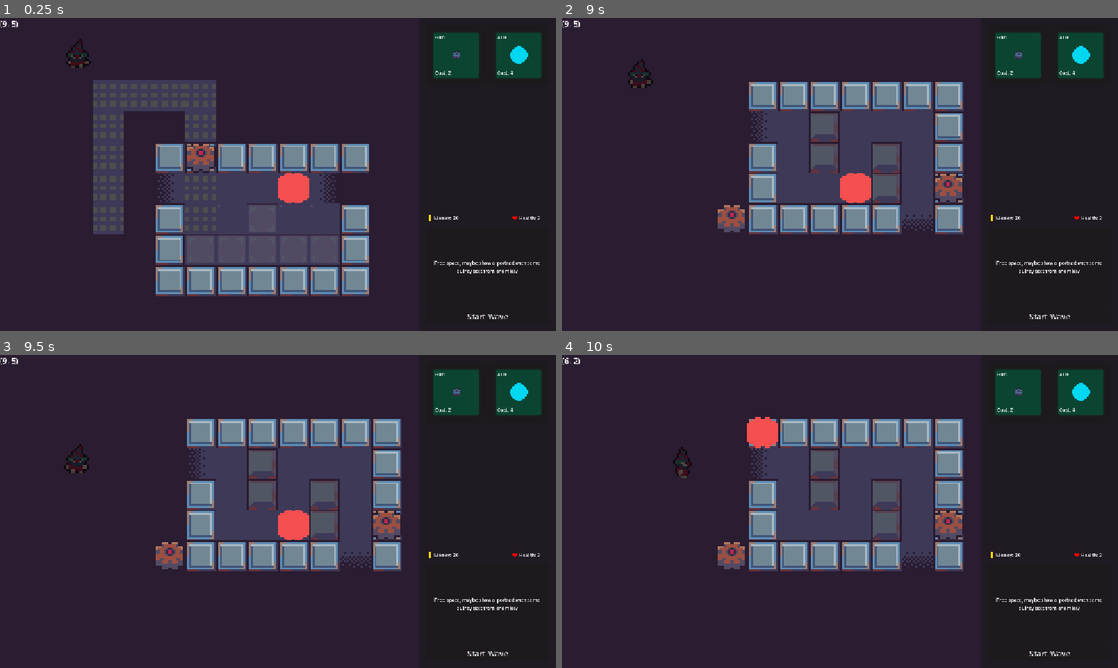
Above: before the commit, frames 1-4 (two rows, left to right).
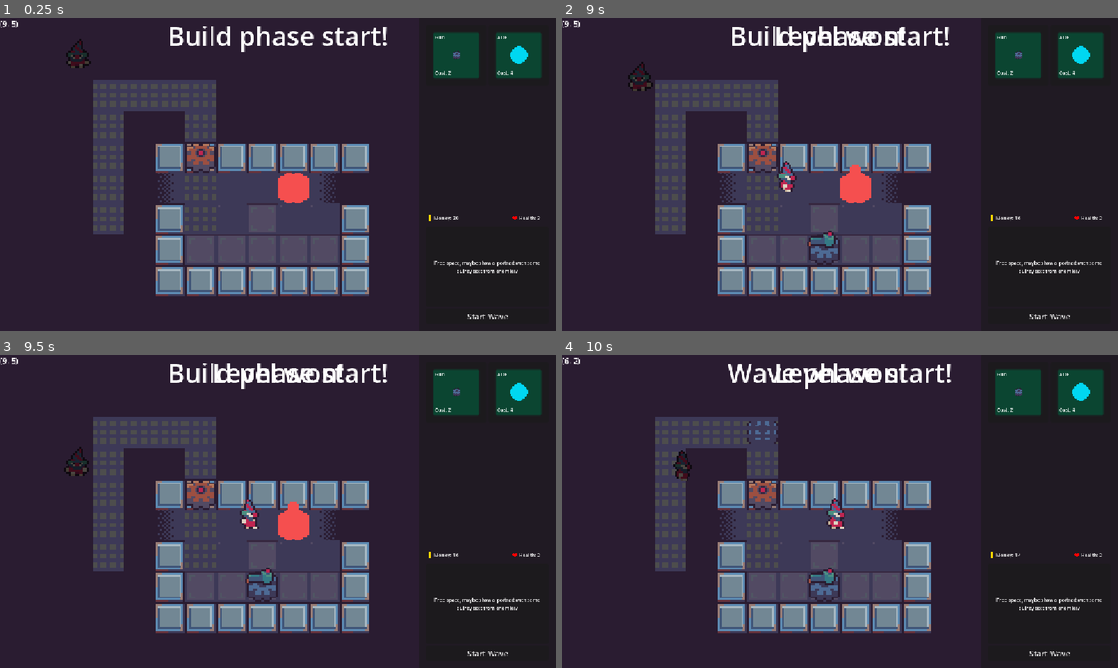
Above: after the commit, the same moments.

Repository: aughckt/spin-to-win
Game: Godot game, scene res://structure/level_manager.tscn
Two runs of this game, one before a commit and one after it. Both use one fixed random seed, a clock stepped at 60 frames per second and the inputs below. The engine's default icon, where the game draws it, is replaced by a stand-in: a white triangle on a blue panel in a dark square.
Inputs (mouse positions are in pixels of both pictures, inside the frame that each line leads up to):
- Up to frame 1 (0.25 s): no input
- Up to frame 2 (9 s): click "Start Wave" at 0.5 s; click (1017, 55) at 1.27 s; click "Pause" at 2 s; click "Continue" at 2.75 s; move the mouse to (962, 158) at 3.52 s; hold D (right) 3.53-4.28 s; hold Mouse wheel down (scroll_down) 3.53-4.28 s; click (962, 158) at 3.67 s; tap Mouse wheel up (scroll_up) at 3.8, 4.35, 6.8, 8.1 s; move the mouse to (728, 190) at 4.27 s; hold S (down) 4.28-5 s; click (728, 190) at 4.42 s; tap Shift (toggle_wave) at 4.55, 7.55 s; click "Start Wave" at 5 s; move the mouse to (895, 105) at 5.77 s; hold D (right) 5.78-6.53 s; hold Shift (toggle_wave) 5.78-6.53 s; click (895, 105) at 5.92 s; tap Mouse wheel down (scroll_down) at 6.05, 8.3 s; move the mouse to (812, 237) at 6.52 s; hold W (up) 6.53-7.28 s; tap Space (interact) at 6.6 s; click (812, 237) at 6.67 s; move the mouse to (823, 249) at 7.27 s; hold Mouse wheel down (scroll_down) 7.28-8.03 s; hold A (left) 7.28-8.78 s; click (823, 249) at 7.42 s; move the mouse to (673, 127) at 8.02 s; click (673, 127) at 8.17 s; move the mouse to (867, 174) at 8.77 s; hold S (down) from 8.78 s (still down); hold Shift (toggle_wave) from 8.78 s (still down); click (867, 174) at 8.92 s
- Up to frame 3 (9.5 s): keep holding S (down); keep holding Shift (toggle_wave); tap Mouse wheel up (scroll_up) at 9.05 s
- Up to frame 4 (10 s): move the mouse to (756, 433) at 9.52 s; release S (down) at 9.53 s; release Shift (toggle_wave) at 9.53 s; hold D (right) from 9.53 s (still down); tap Mouse wheel down (scroll_down) at 9.6 s; click (756, 433) at 9.67 s; tap Shift (toggle_wave) at 9.8 s

The runs differ from the first frame. In frame 1, 1.0% of the frame differs, in the area x 30-70%, y 2-11%; in frame 2, 29%; in frame 3, 29%, in the area x 11-98%, y 2-89%; in frame 4, 29%.

Commit message:
level transition banners

Diff:
--- a/structure/level_manager.gd
+++ b/structure/level_manager.gd
@@ -13,6 +13,16 @@
 var current_wave_list: Array[Curve]
 var current_wave_index: int = 0
 
+@onready var level_won_timer: Timer = %LevelWonTimer
+@onready var level_lost_timer: Timer = %LevelLostTimer
+@onready var level_lost_banner: Control = %LevelLostLabel
+@onready var level_won_banner: Control = %LevelWonLabel
+@onready var phase_transition_timer: Timer = %PhaseTransitionTimer
+@onready var wave_banner: Control = %WavePhaseLabel
+@onready var build_banner: Control = %BuildPhaseLabel
+
+
+
 signal wave_finished
 
 func _ready() -> void:
@@ -21,6 +31,10 @@
 
 	if current_level == null:
 		load_level()
+
+	phase_transition_timer.timeout.connect(_on_phase_transition_timeout)
+	level_won_timer.timeout.connect(_on_won_timer_timeout)
+	level_lost_timer.timeout.connect(_on_lost_timer_timeout)
 
 
 func _input(event: InputEvent) -> void:
@@ -34,19 +48,23 @@
 
 func win_level() -> void:
 	print("%s: Level %s won" % [name, current_level_index])
-	current_level.queue_free()
 	current_level_index += 1
-	load_level()
+	level_won_timer.start()
+	level_won_banner.visible = true
+
 
 
 func lose_level() -> void:
 	TrooperSpawner.INST.set_wave(null)
 	print("%s: Level %s lost" % [name, current_level_index])
-	current_level.queue_free()
-	load_level()
+	level_lost_timer.start()
+	level_lost_banner.visible = true
 
 
 func load_level() -> void:
+	if current_level:
+		current_level.queue_free()
+
 	if Env.INST:
 		Env.INST.delete()
 
@@ -64,6 +82,8 @@
 
 func start_wave() -> void:
 	set_build_phase(false)
+	if current_wave_index >= current_wave_list.size():
+		return
 	print("%s: Wave %s started!" % [name, current_wave_index])
 	TrooperSpawner.INST.set_wave(current_wave_list[current_wave_index])
 
@@ -82,6 +102,9 @@
 func set_build_phase(value: bool) -> void:
 	is_build_phase = value
 	TrooperSpawner.INST.clear_troopers()
+	wave_banner.visible = not value
+	build_banner.visible = value
+	phase_transition_timer.start()
 	if current_level:
 		current_level.set_build_phase(value)
 
@@ -93,3 +116,18 @@
 	print("%s: hp is now %s" % [name, current_hp])
 	if current_hp <= 0:
 		lose_level()
+
+
+func _on_phase_transition_timeout() -> void:
+	wave_banner.visible = false
+	build_banner.visible = false
+
+
+func _on_lost_timer_timeout() -> void:
+	load_level()
+	level_lost_banner.visible = false
+
+
+func _on_won_timer_timeout() -> void:
+	load_level()
+	level_won_banner.visible = false
--- a/structure/level_manager.tscn
+++ b/structure/level_manager.tscn
@@ -6,5 +6,89 @@
 [node name="LevelManager" type="Node2D" unique_id=1089132439]
 script = ExtResource("1_x4ns8")
 
+[node name="Timers" type="Node" parent="." unique_id=94644071]
+
+[node name="LevelLostTimer" type="Timer" parent="Timers" unique_id=1153024502]
+unique_name_in_owner = true
+wait_time = 2.0
+one_shot = true
+
+[node name="LevelWonTimer" type="Timer" parent="Timers" unique_id=1385202632]
+unique_name_in_owner = true
+wait_time = 2.0
+one_shot = true
+
+[node name="PhaseTransitionTimer" type="Timer" parent="Timers" unique_id=49423221]
+unique_name_in_owner = true
+wait_time = 2.0
+one_shot = true
+
 [node name="TrooperSpawner" type="Node2D" parent="." unique_id=1178417419]
 script = ExtResource("2_yi5s1")
+
+[node name="CanvasLayer" type="CanvasLayer" parent="." unique_id=594104111]
+
+[node name="Control" type="Control" parent="CanvasLayer" unique_id=108229389]
+layout_mode = 3
+anchors_preset = 15
+anchor_right = 1.0
+anchor_bottom = 1.0
+grow_horizontal = 2
+grow_vertical = 2
+mouse_filter = 2
+
+[node name="WavePhaseLabel" type="Label" parent="CanvasLayer/Control" unique_id=597914961]
+unique_name_in_owner = true
+visible = false
+layout_mode = 1
+anchors_preset = 5
+anchor_left = 0.5
+anchor_right = 0.5
+offset_left = -20.0
+offset_right = 20.0
+offset_bottom = 23.0
+grow_horizontal = 2
+theme_override_font_sizes/font_size = 54
+text = "Wave phase start!"
+
+[node name="BuildPhaseLabel" type="Label" parent="CanvasLayer/Control" unique_id=1685314872]
+unique_name_in_owner = true
+visible = false
+layout_mode = 1
+anchors_preset = 5
+anchor_left = 0.5
+anchor_right = 0.5
+offset_left = -20.0
+offset_right = 20.0
+offset_bottom = 23.0
+grow_horizontal = 2
+theme_override_font_sizes/font_size = 54
+text = "Build phase start!"
+
+[node name="LevelWonLabel" type="Label" parent="CanvasLayer/Control" unique_id=2096423026]
+unique_name_in_owner = true
+visible = false
+layout_mode = 1
+anchors_preset = 5
+anchor_left = 0.5
+anchor_right = 0.5
+offset_left = -20.0
+offset_right = 20.0
+offset_bottom = 23.0
+grow_horizontal = 2
+theme_override_font_sizes/font_size = 54
+text = "Level won!"
+
+[node name="LevelLostLabel" type="Label" parent="CanvasLayer/Control" unique_id=1792928686]
+unique_name_in_owner = true
+visible = false
+layout_mode = 1
+anchors_preset = 5
+anchor_left = 0.5
+anchor_right = 0.5
+offset_left = -20.0
+offset_right = 20.0
+offset_bottom = 23.0
+grow_horizontal = 2
+theme_override_font_sizes/font_size = 54
+text = "Level Lost!"
--- a/towers/gun_tower/gun_tower.gd
+++ b/towers/gun_tower/gun_tower.gd
@@ -18,7 +18,6 @@
 	var bullet: Bullet = Bullet.create()
 	bullet.reparent.call_deferred(Env.INST.bullets)
 	bullet.dir = (Vector2.RIGHT).rotated(-gun_rotation)
-	print(bullet.dir)
 	bullet.global_position = global_position
 	bullet.damage = data.damage
 
@@ -38,8 +37,6 @@
 	if gun_rotation == -PI:
 		gun_rotation = PI
 
-	print(gun_rotation)
-
 	if gun_rotation == PI:
 		shooter_sprite.animation = "shoot_left"
 	elif gun_rotation == PI/2:
